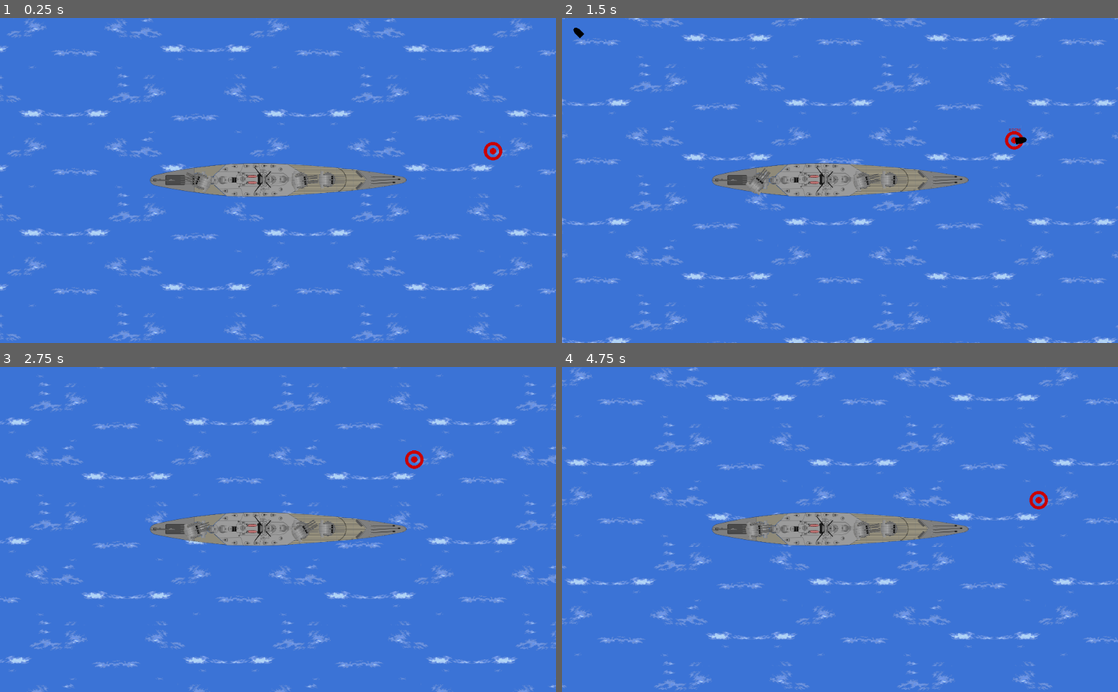
Above: before the commit, frames 1-4 (two rows, left to right).
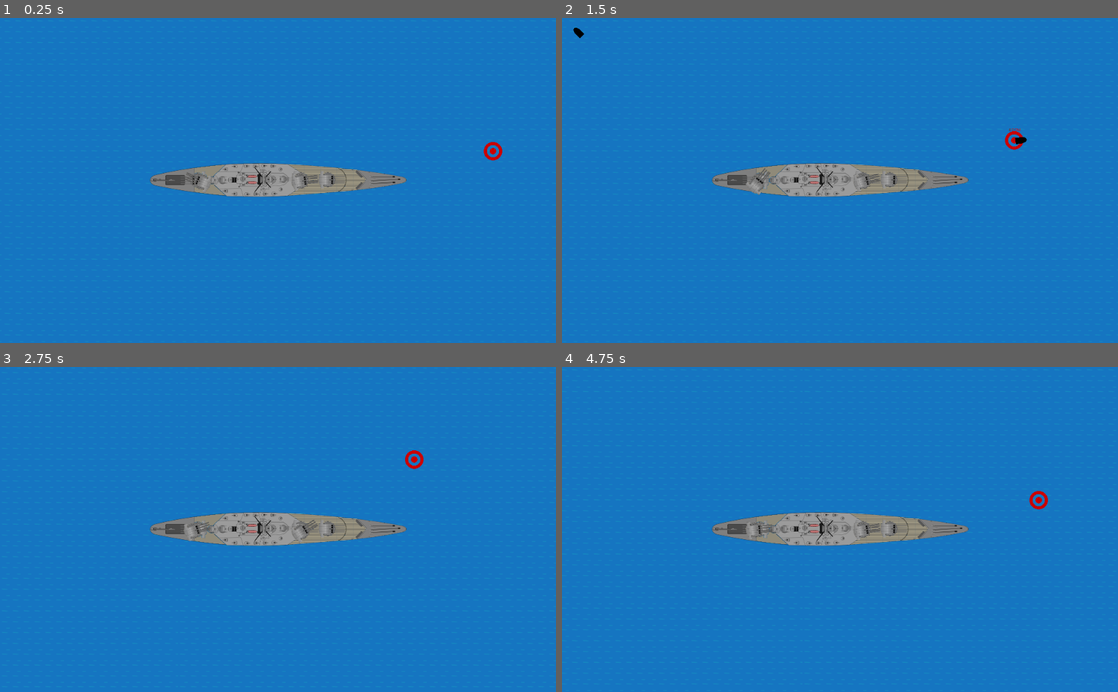
Above: after the commit, the same moments.

Repository: qsollet/2d-naval-combat
Game: Godot game, scene res://main.tscn
Two runs of this game, one before a commit and one after it. Both use one fixed random seed, a clock stepped at 60 frames per second and the inputs below.
Inputs:
- Up to frame 1 (0.25 s): no input
- Up to frame 2 (1.5 s): tap Enter (ui_accept) at 0.5, 0.77 s; hold Right (ui_right) 0.53-1.28 s; hold Down (ui_down) from 1.28 s (still down)
- Up to frame 3 (2.75 s): tap Enter (ui_accept) at 1.52 s; release Down (ui_down) at 2.03 s; hold Right (ui_right) from 2.03 s (still down)
- Up to frame 4 (4.75 s): release Right (ui_right) at 2.78 s; hold Up (ui_up) 2.78-3.53 s; tap Enter (ui_accept) at 3.02, 3.77, 4.52 s; hold Left (ui_left) from 3.53 s (still down)

The runs differ from the first frame. In frame 1, 96% of the frame differs, in the area x 0-100%, y 0-100%; in frame 2, 96%; in frame 3, 96%; in frame 4, 96%.

Commit message:
changed water texture, kind of fixed parallax

Diff:
--- a/main.tscn
+++ b/main.tscn
@@ -21,10 +21,10 @@
 [node name="ParallaxBackground" type="ParallaxBackground" parent="."]
 
 [node name="ParallaxLayer" type="ParallaxLayer" parent="ParallaxBackground"]
-motion_mirroring = Vector2( 3580, 1760 )
+motion_mirroring = Vector2( 4096, 2160 )
 
 [node name="Sprite" type="Sprite" parent="ParallaxBackground/ParallaxLayer"]
 texture = ExtResource( 3 )
 centered = false
 region_enabled = true
-region_rect = Rect2( 0, 0, 3580, 1760 )
+region_rect = Rect2( 0, 0, 4096, 2160 )
Binary file changed: data/water.png
